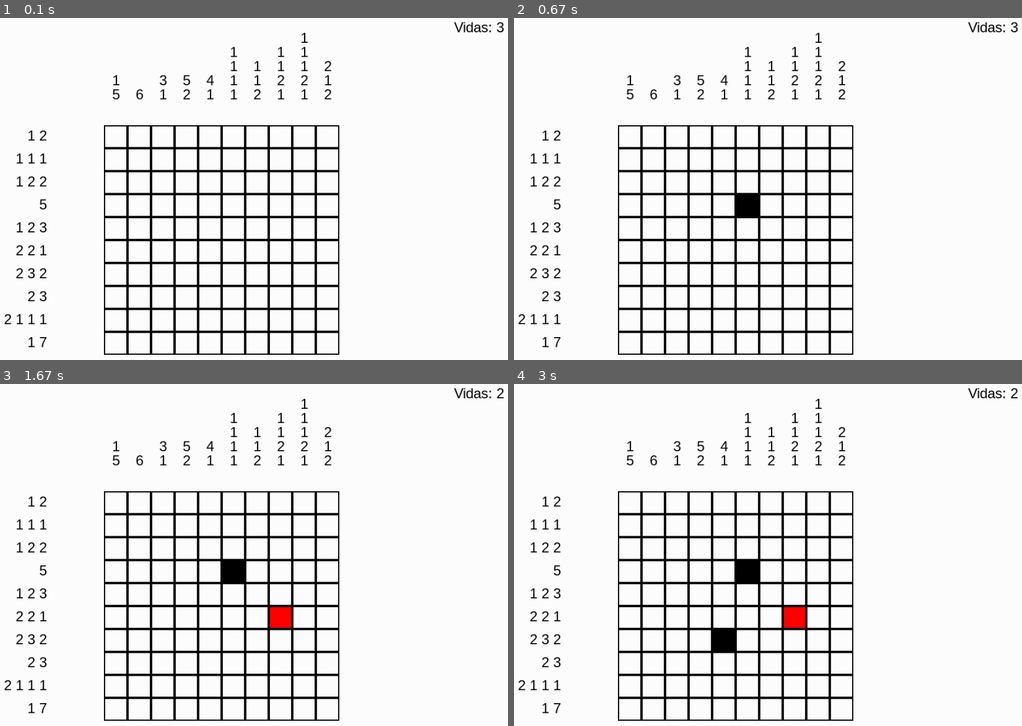
Above: before the commit, frames 1-4 (two rows, left to right).
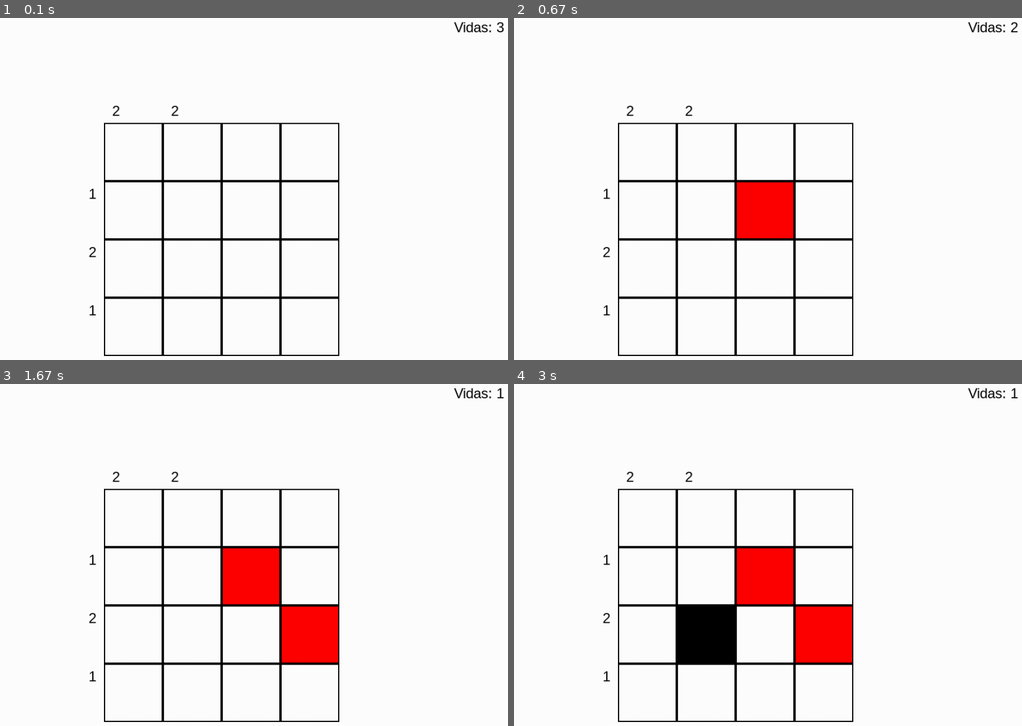
Above: after the commit, the same moments.

Repository: Karantooo/nonogram
Game: pygame game, started from nonogram/main.py
Same seed, same stepped clock (60 frames per second), same inputs: the game is played once before the commit and once after it.
Inputs (mouse positions are in pixels of both pictures, inside the frame that each line leads up to):
- Up to frame 1 (0.1 s): no input
- Up to frame 2 (0.67 s): click (737, 212) at 0.38 s
- Up to frame 3 (1.67 s): click (81, 582) at 0.72 s; click (289, 613) at 1.55 s
- Up to frame 4 (3 s): click (737, 630) at 2.38 s

The runs differ from the first frame. In frame 1, 9.1% of the frame differs, in the area x 0-67%, y 4-99%; in frame 2, 11%; in frame 3, 12%; in frame 4, 13%, in the area x 0-100%, y 1-99%.

Commit message:
feat: cambio en las dimensiones

Diff:
--- a/nonogram/main.py
+++ b/nonogram/main.py
@@ -12,7 +12,7 @@
     # Configurar la pantalla
     screen = pygame.display.set_mode(dimensiones)
     pygame.display.set_caption("Mi primer juego en Pygame")
-    tablero = TableroVisual(numero_botones=10, dimensiones=dimensiones) # Podemos elegir el tamaño que deseamos agregando un argumento al constructor
+    tablero = TableroVisual(numero_botones=4, dimensiones=dimensiones) # Podemos elegir el tamaño que deseamos agregando un argumento al constructor
     corriendo = True
     while corriendo:
         for event in pygame.event.get():
--- a/nonogram/visual/boton.py
+++ b/nonogram/visual/boton.py
@@ -6,26 +6,28 @@
     Esta clase representa un botón en el tablero del juego.
     """
 
-    fila: int           # Fila en la que se encuentra el botón
-    columna: int        # Columna en la que se encuentra el botón
-    alto: int           # Altura del botón
-    ancho: int          # Anchura del botón
-    espacio: int        # Espacio entre botones
-    marcado: bool       # Estado del botón (marcado o no)
-    identificador: int      # Identificador único del botón
-    visibilidad: bool       # Estado de visibilidad del botón
+    fila: int                   # Fila en la que se encuentra el botón
+    columna: int                # Columna en la que se encuentra el botón
+    alto: int                   # Altura del botón
+    ancho: int                  # Anchura del botón
+    espacio: int                # Espacio entre botones
+    marcado: bool               # Estado del botón (marcado o no)
+    identificador: int          # Identificador único del botón
+    visibilidad: bool           # Estado de visibilidad del botón
     fuente: pygame.font.Font    # Fuente utilizada para renderizar texto
     boton_visual: pygame.Rect   # Rectángulo que define la posición y tamaño del botón
+    dimensiones: tuple          # Dimensiones de la ventana
 
-    def __init__(self, fila: int, columna: int, alto: int, ancho: int, espacio: int ,marcado: bool, identificador: int, fuente: pygame.font) -> None:
+    def __init__(self, fila: int, columna: int, alto: int, ancho: int, espacio: int ,marcado: bool, identificador: int, fuente: pygame.font, dimensiones: tuple=(1000, 700)) -> None:
         self.alto = alto
         self.ancho = ancho
         self.espacio = espacio
+        self.dimensiones = dimensiones
 
         # Creacion del boton en pygame
         self.boton_visual = pygame.Rect(
-                300 + columna * (self.ancho + self.espacio),  # X: posición horizontal con espacio
-                200 + fila * (self.alto + self.espacio),  # Y: posición vertical con espacio
+                int(self.dimensiones[0] * 0.3) + columna * (self.ancho + self.espacio),  # X: posición horizontal con espacio
+                int(self.dimensiones[1] * 0.28) + fila * (self.alto + self.espacio),  # Y: posición vertical con espacio
                 self.ancho,  # Ancho del botón
                 self.alto  # Alto del botón
         )
@@ -60,7 +62,7 @@
         #screen.blit(texto, texto_rect)
 
     def validar_click(self,mouse_pos: tuple[int,int]) -> int: # 0: Incorrecto, 1: Correcto, 2: No se marco este
-        if self.boton_visual.collidepoint(mouse_pos):
+        if self.boton_visual.collidepoint(mouse_pos) and self.visibilidad == False:
             self.visibilidad = True
             if self.marcado:
                 return 1
--- a/nonogram/visual/tablero_visual.py
+++ b/nonogram/visual/tablero_visual.py
@@ -104,14 +104,14 @@
         for i, valores in enumerate(self.numeros_superiores):
             for j, valor in enumerate(valores[::-1]):
                 texto = self.fuente.render(str(valor), True, Colores.NEGRO)
-                texto_rect = texto.get_rect(center=(int((self.dimensiones[0] * 0.32))  + i * (self.ancho_boton + self.espacio), int(self.dimensiones[1]*0.21) - j * 24))
+                texto_rect = texto.get_rect(center=(int((self.dimensiones[0] * 0.32))  + i * (self.ancho_boton + self.espacio), int(self.dimensiones[1]*0.25) - j * 24))
                 screen.blit(texto, texto_rect)
 
         # Imprimir los numeros laterales
         for i, valores in enumerate(self.numeros_laterales):
             for j, valor in enumerate(valores[::-1]):
                 texto = self.fuente.render(str(valor), True, Colores.NEGRO)
-                texto_rect = texto.get_rect(center=(int((self.dimensiones[1] * 0.28)) - j * 20, int(self.dimensiones[1]*0.31) + i * (self.alto_boton + self.espacio)))
+                texto_rect = texto.get_rect(center=(int((self.dimensiones[1] * 0.4)) - j * 20, int(self.dimensiones[1]*0.31) + i * (self.alto_boton + self.espacio)))
                 screen.blit(texto, texto_rect)
 
         # Dibujar el contador de vidas en la esquina superior derecha
@@ -119,12 +119,18 @@
         screen.blit(texto_vidas, (screen.get_width() - texto_vidas.get_width() - 20, 20))
 
     def validar_click(self,mouse_pos: tuple[int,int]) -> None:
-        if mouse_pos[0] < int((self.dimensiones[0] * 0.3)) or mouse_pos[1] < int((self.dimensiones[1] * 0.28)) or mouse_pos[0] >= int((self.dimensiones[0] - int((self.dimensiones[0] * 0.3)))) or mouse_pos[1] >= int((self.dimensiones[1] - (self.dimensiones[1] * 0.28))):
+        if mouse_pos[0] < int((self.dimensiones[0] * 0.3)) or mouse_pos[1] < int((self.dimensiones[1] * 0.28)) or mouse_pos[0] >= int((self.dimensiones[0] - int((self.dimensiones[0] * 0.3)))) or mouse_pos[1] >= int((self.dimensiones[1] - int((self.dimensiones[1] * 0.18)))):
+            # print("salio")
             return
 
         array_pos = (mouse_pos[0] - int(self.dimensiones[0] * 0.3), mouse_pos[1] - int(self.dimensiones[1] * 0.28))
         array_pos = (array_pos[0] // self.ancho_boton, array_pos[1] // self.alto_boton)
 
+        print("mouse_pos:", mouse_pos)
+        print("dimensiones:", self.dimensiones)
+        print("ancho_boton:", self.ancho_boton)
+        print("alto_boton:", self.alto_boton)
+        print("Posición ajustada:", array_pos)
         print(array_pos)
 
         self.tablero_logica.validar_click(mouse_pos, self.botones, array_pos)
